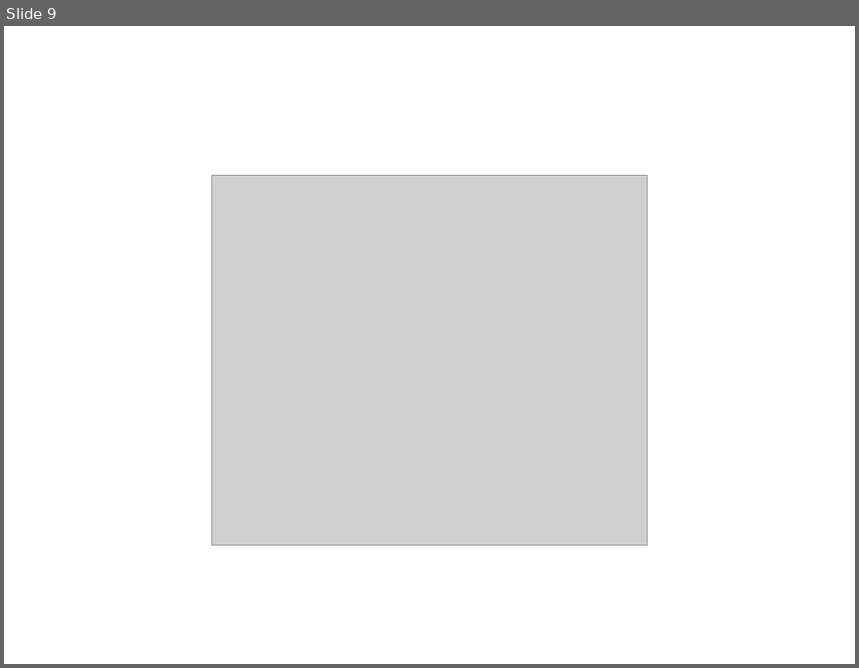
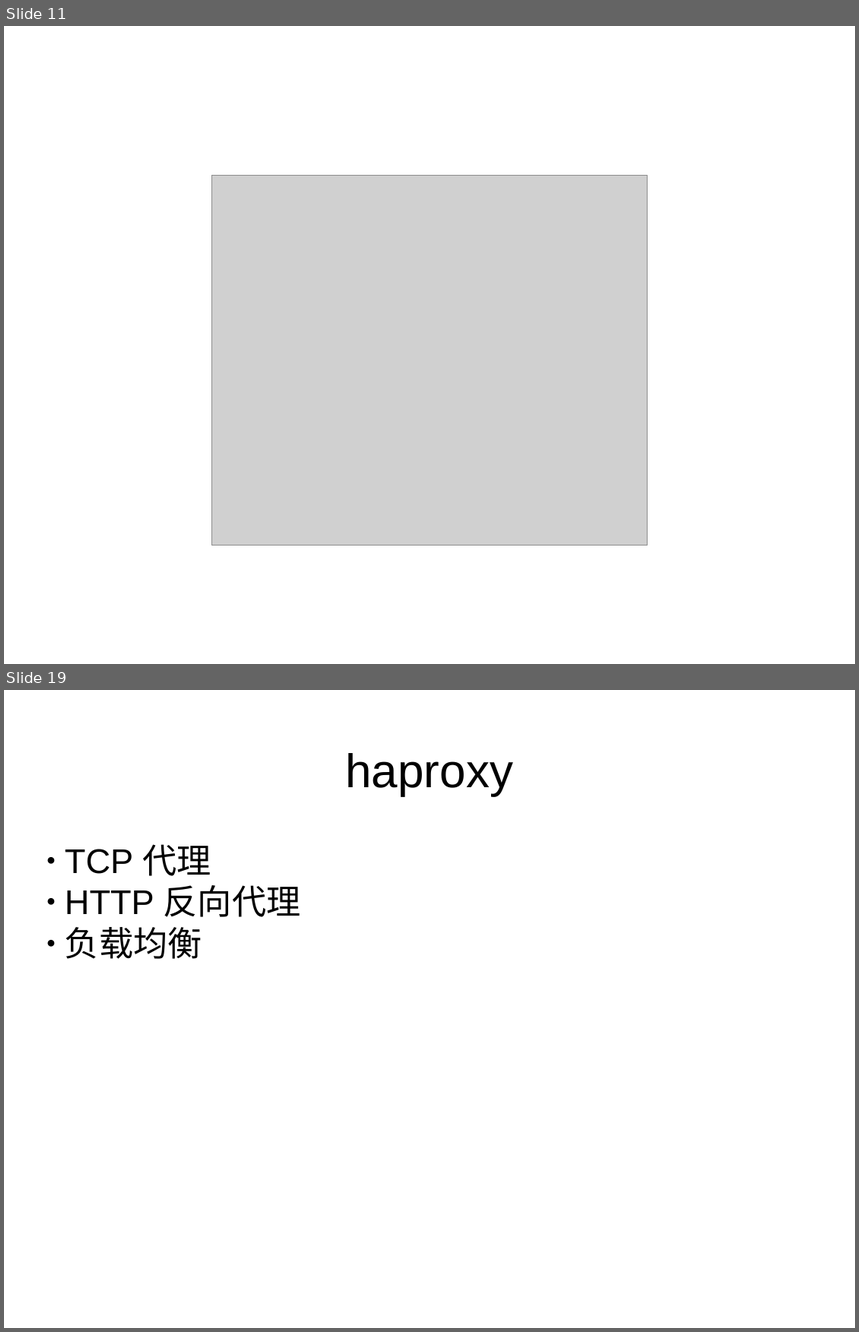
Before and after one commit to morro-wind/Tools, a slide deck: Basic environment.pptx. Shown one above the other, each under a label of ours: slide 9 before the commit, slides 11 and 19 after it; the slides between them are not shown. The pictures are 859x668 and 859x1332 pixels, drawn with LibreOffice and Linux fonts; fonts in the diff are those of the drawing; grey boxes stand for pictures. Boxes give left, top, right and bottom in pixels: in the first picture for what was removed or moved away, otherwise in the second. Text is boxed around its words. In the diff, an @@ line names an element or a change of style, - is before the commit and + after.

```diff
--- a/Basic environment.pptx
+++ b/Basic environment.pptx
@@ slide 19 added at (4,690,855,1328), background #FFFFFF @@
@@ text added at (345,753,513,796), 44 pt, text #000000 @@
+haproxy
@@ text added at (65,844,301,959), 32 pt, text #000000 @@
+● TCP 代理
+● HTTP 反向代理
+● 负载均衡
@@ what was slide 9 is now slide 11 @@
```
Also in this commit, not shown: 10 slides changed, 6 other slides added, 2 slides removed.
